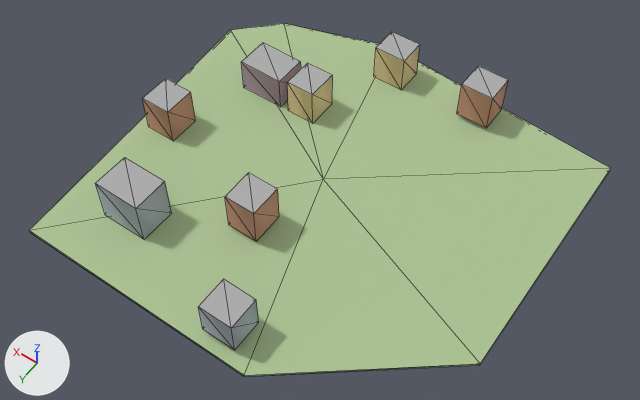
What one commit did to the glTF model godot_project/remake/sky/islands/SKY-087.lod2.glb.
Rendered twice from a 50 mm camera at (-171.0, 246.0, 367.0) aimed at (1.0, 6.0, -12.0). The lights are fixed; the arrows at lower left show +X, +Y and +Z. The older version comes first. Mesh edges are drawn as thin lines. Vertices at exactly the same position are counted once.

Before the edit, the objects in view are built like this:
```python
me_buildings = bpy.data.meshes.new('buildings')
me_buildings.from_pydata(...)  # 64 vertices, 80 faces; spans x -51.0..104.0, y -98.0..109.0, z 0.0..26.0
me_buildings.materials.append(mat_sky_lod_bldg)
me_deck = bpy.data.meshes.new('deck')
me_deck.from_pydata(...)  # 8 vertices, 7 faces; spans x -119.0..118.0, y -108.0..115.0, z 0.0
me_deck.materials.append(mat_sky_deck)
ob_buildings = bpy.data.objects.new('buildings', me_buildings)
ob_buildings.location = (0.0, 0.0, 0.0)
ob_deck = bpy.data.objects.new('deck', me_deck)
ob_deck.location = (0.0, 0.0, 0.0)
```
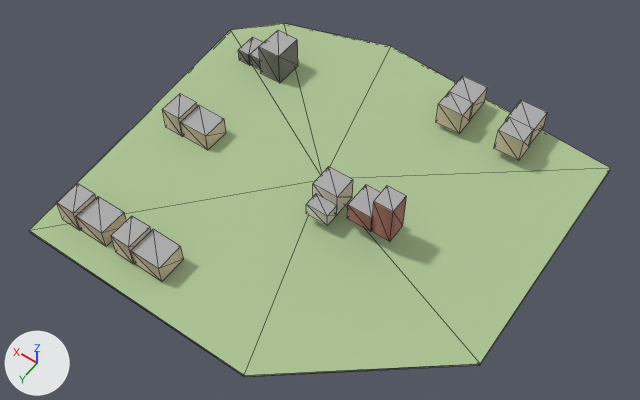
Patch to the scene script:
```diff
--- a/godot_project/remake/sky/islands/SKY-087.lod2.glb.py
+++ b/godot_project/remake/sky/islands/SKY-087.lod2.glb.py
@@ me_buildings @@
-me_buildings.from_pydata(...)  # 64 vertices, 80 faces; spans x -51.0..104.0, y -98.0..109.0, z 0.0..26.0
+me_buildings.from_pydata(...)  # 136 vertices, 170 faces; spans x -77.0..97.0, y -97.0..100.0, z 0.0..33.0
+# me_buildings part 1: the loose piece of 8 vertices spanning x 6.0..24.0, y 36.0..54.0, z 2.0..25.0 is scaled about its middle by (0.611, 0.632, 1.05), then moved by (-60.0, -31.0, 8.0)
+# me_buildings part 2: the loose piece of 8 vertices spanning x -24.0..-6.0, y 91.0..109.0, z 3.0..23.0 is scaled about its middle by (0.737, 0.889, 0.566), then moved by (-18.0, -87.0, 2.0)
+# me_buildings part 3: the loose piece of 8 vertices spanning x 54.0..80.0, y -49.0..-29.0, z 0.0..20.0 is scaled about its middle by (0.519, 0.9, 1.04), then moved by (5.0, -14.0, 1.0)
+# me_buildings part 4: the loose piece of 8 vertices spanning x 31.0..48.0, y -48.0..-29.0, z 0.0..22.0 is scaled about its middle by (0.559, 0.842, 0.36), then moved by (45.0, -15.0, -7.0)
+# me_buildings part 5: the loose piece of 8 vertices spanning x 86.0..104.0, y 8.0..26.0, z 0.0..23.0 is scaled about its middle by (0.444, 0.737, 0.354), then moved by (-2.0, -69.0, -7.0)
+# me_buildings part 6: the loose piece of 8 vertices spanning x 4.0..24.0, y -97.0..-80.0, z 0.0..23.0 is scaled about its middle by (0.789, 0.824, 0.642), then moved by (-26.0, 102.0, 2.0)
+# me_buildings part 7: the loose piece of 8 vertices spanning x -51.0..-32.0, y -98.0..-80.0, z 3.0..26.0 is scaled about its middle by (0.684, 0.472, 0.354), then moved by (28.0, 113.0, -4.0)
+# me_buildings part 8: the loose piece of 8 vertices spanning x 54.0..80.0, y 64.0..86.0, z 0.0..26.0 is scaled about its middle by (0.667, 0.762, 0.437), then moved by (-30.0, 17.0, -5.0)
+# me_buildings part 9: the loose piece of 8 vertices spanning x 54.0..80.0, y 64.0..86.0, z 0.0..26.0 is copied, and the copy is scaled about its middle by (0.444, 0.714, 0.559), then moved by (-15.0, 18.0, -4.0); it spans x 46.0..58.0, y 85.0..100.0, z 2.0..16.0
+# me_buildings part 10: the loose piece of 8 vertices spanning x 54.0..80.0, y 64.0..86.0, z 0.0..26.0 is copied, and the copy is scaled about its middle by (0.667, 0.762, 0.437), then moved by (8.0, 17.0, -7.0); it spans x 66.0..84.0, y 84.0..100.0, z 0.0..11.0
+# me_buildings part 11: the loose piece of 8 vertices spanning x 54.0..80.0, y 64.0..86.0, z 0.0..26.0 is copied, and the copy is scaled about its middle by (0.444, 0.714, 0.559), then moved by (23.0, 18.0, -6.0); it spans x 84.0..96.0, y 85.0..100.0, z 0.0..15.0
+# me_buildings part 12: the loose piece of 8 vertices spanning x -51.0..-32.0, y -98.0..-80.0, z 3.0..26.0 is copied, and the copy is scaled about its middle by (0.842, 1, 0.492), then moved by (-28.0, 1.0, -3.0); it spans x -77.0..-61.0, y -97.0..-79.0, z 6.0..17.0
+# me_buildings part 13: the loose piece of 8 vertices spanning x -51.0..-32.0, y -98.0..-80.0, z 3.0..26.0 is copied, and the copy is scaled about its middle by (0.789, 0.667, 0.631), then moved by (-28.0, 16.0, -1.0); it spans x -77.0..-62.0, y -79.0..-67.0, z 6.0..20.0
+# me_buildings part 14: the loose piece of 8 vertices spanning x 86.0..104.0, y 8.0..26.0, z 0.0..23.0 is copied, and the copy is scaled about its middle by (1, 0.842, 0.492), then moved by (-20.0, -4.0, -6.0); it spans x 66.0..84.0, y 5.0..21.0, z 0.0..11.0
+# me_buildings part 15: the loose piece of 8 vertices spanning x 86.0..104.0, y 8.0..26.0, z 0.0..23.0 is copied, and the copy is scaled about its middle by (0.667, 0.789, 0.631), then moved by (-5.0, -3.0, -4.0); it spans x 84.0..96.0, y 6.0..21.0, z 0.0..14.0
+# me_buildings part 16: the loose piece of 8 vertices spanning x -51.0..-32.0, y -98.0..-80.0, z 3.0..26.0 is copied, and the copy is scaled about its middle by (0.842, 1, 0.492), then moved by (9.0, 1.0, -5.0); it spans x -41.0..-25.0, y -97.0..-79.0, z 4.0..15.0
+# me_buildings part 17: the loose piece of 8 vertices spanning x -51.0..-32.0, y -98.0..-80.0, z 3.0..26.0 is copied, and the copy is scaled about its middle by (0.789, 0.667, 0.631), then moved by (8.0, 16.0, -3.0); it spans x -41.0..-26.0, y -79.0..-67.0, z 4.0..18.0
 me_buildings.materials.append(mat_sky_lod_bldg)
```

Pixel boxes [x1, y1, x2, y2] of what changed, in the pictures (640 x 400 px; the box of a moved part takes in the faces that stretch with it):
'buildings', reshaped (19% wider, 21% shorter)
    before: [95, 32, 508, 350]
    after: [56, 30, 548, 281]
part 1 of me_buildings, moved or reshaped
    before: [225, 173, 279, 241]
    after: [371, 185, 407, 241]
part 2 of me_buildings, moved or reshaped
    before: [198, 279, 259, 350]
    after: [347, 185, 381, 232]
part 3 of me_buildings, moved or reshaped
    before: [241, 43, 301, 106]
    after: [259, 30, 298, 83]
part 4 of me_buildings, moved or reshaped
    before: [287, 63, 333, 123]
    after: [250, 41, 265, 70]
part 5 of me_buildings, moved or reshaped
    before: [142, 78, 195, 141]
    after: [238, 37, 263, 65]
part 6 of me_buildings, moved or reshaped
    before: [374, 32, 420, 90]
    after: [313, 166, 353, 214]
part 7 of me_buildings, moved or reshaped
    before: [457, 66, 508, 128]
    after: [306, 194, 337, 226]
part 8 of me_buildings, moved or reshaped
    before: [95, 157, 172, 239]
    after: [131, 229, 184, 281]
part 9 of me_buildings, added
    after: [111, 216, 151, 264]
part 10 of me_buildings, added
    after: [76, 196, 126, 246]
part 11 of me_buildings, added
    after: [56, 184, 96, 230]
part 12 of me_buildings, added
    after: [505, 100, 548, 144]
part 13 of me_buildings, added
    after: [494, 117, 534, 161]
part 14 of me_buildings, added
    after: [180, 105, 226, 150]
part 15 of me_buildings, added
    after: [162, 93, 197, 136]
part 16 of me_buildings, added
    after: [447, 76, 488, 119]
part 17 of me_buildings, added
    after: [436, 91, 474, 134]
